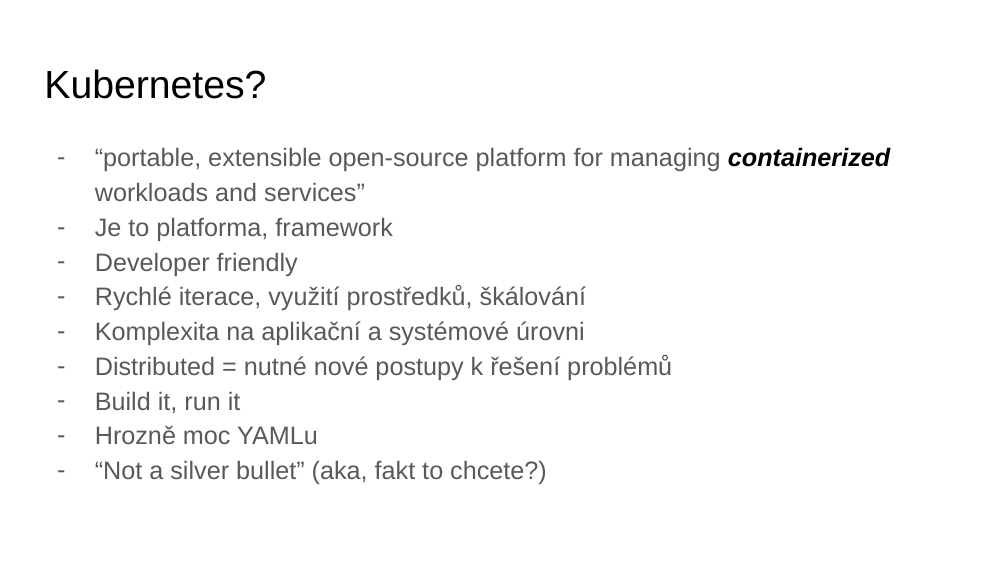
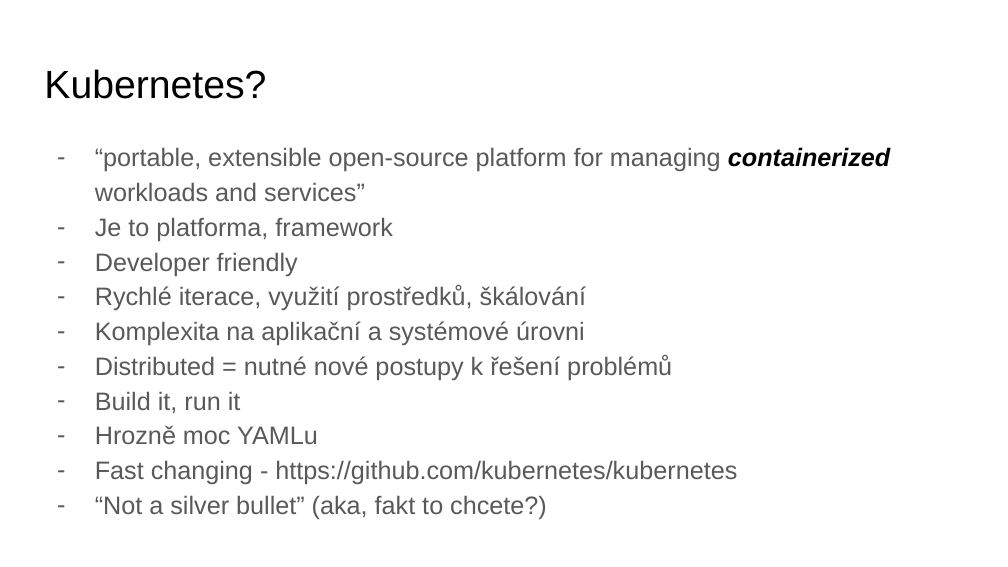
Before and after one commit to sqn-sources/kubernetes-workshop, a slide deck: slide 5 of k8s školení.pptx (slide 4 before the commit). Drawn at 1008x567 pixels with LibreOffice and Linux fonts; fonts in the diff are those of the drawing; background and template pictures are left out. Boxes give left, top, right and bottom in pixels: in the first picture for what was removed or moved away, otherwise in the second. Text is boxed around its words. In the diff, an @@ line names an element or a change of style, - is before the commit and + after.

```diff
--- a/k8s školení.pptx
+++ b/k8s školení.pptx
@@ text at [95,460,737,484]: paragraph added @@
+– Fast changing - https://github.com/kubernetes/kubernetes
```
Also in this commit, not shown: 2 other slides changed, 7 slides added, 13 slides removed.
